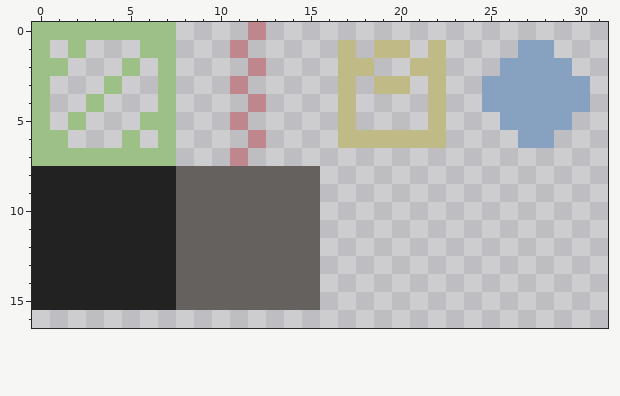
A pixel-art sprite gets an edit: assets/tiles.png. Above: the version before the commit.
The file is 32x32 pixels. Shown: x 0..31, y 0..16.
The result:
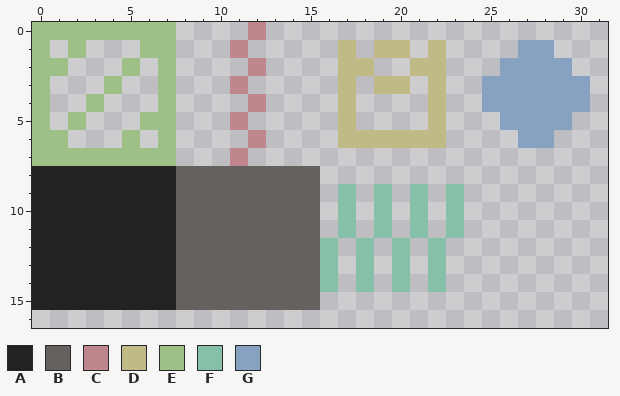
Palette (. is transparent): A #222222  B #64615f  C #c0868d  D #c0bb86  E #9cc086  F #86c0a9  G #86a2c0
The exact change:
The author put colour F in rows 9 to 11 at x 17, 19, 21 and 23; in rows 12 to 14 at x 16, 18, 20 and 22.
